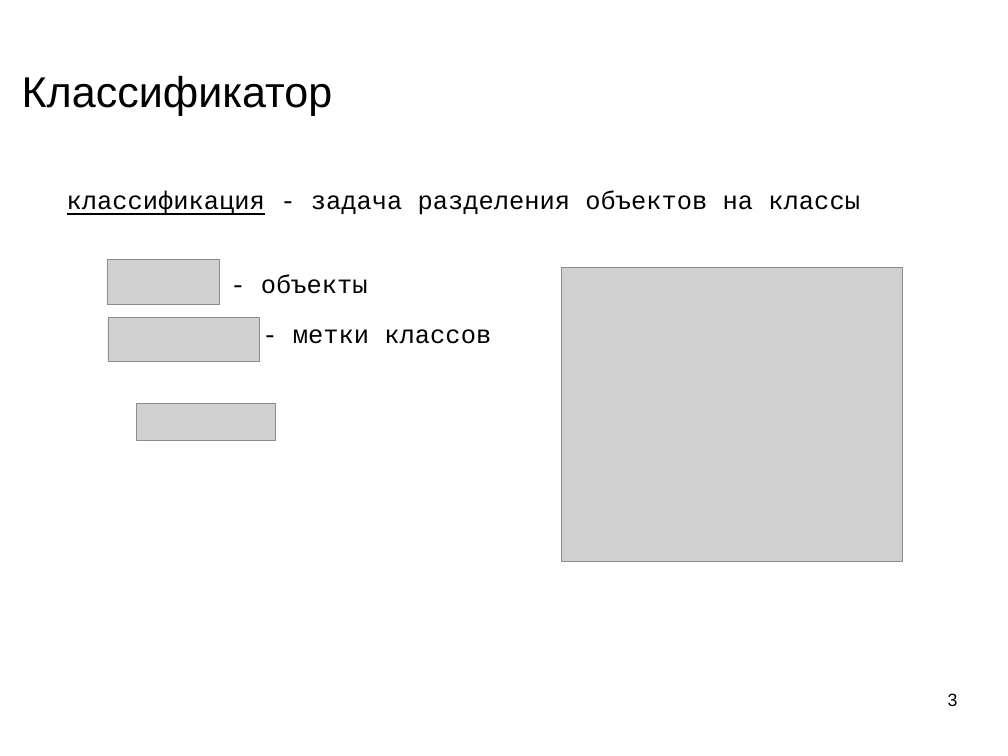
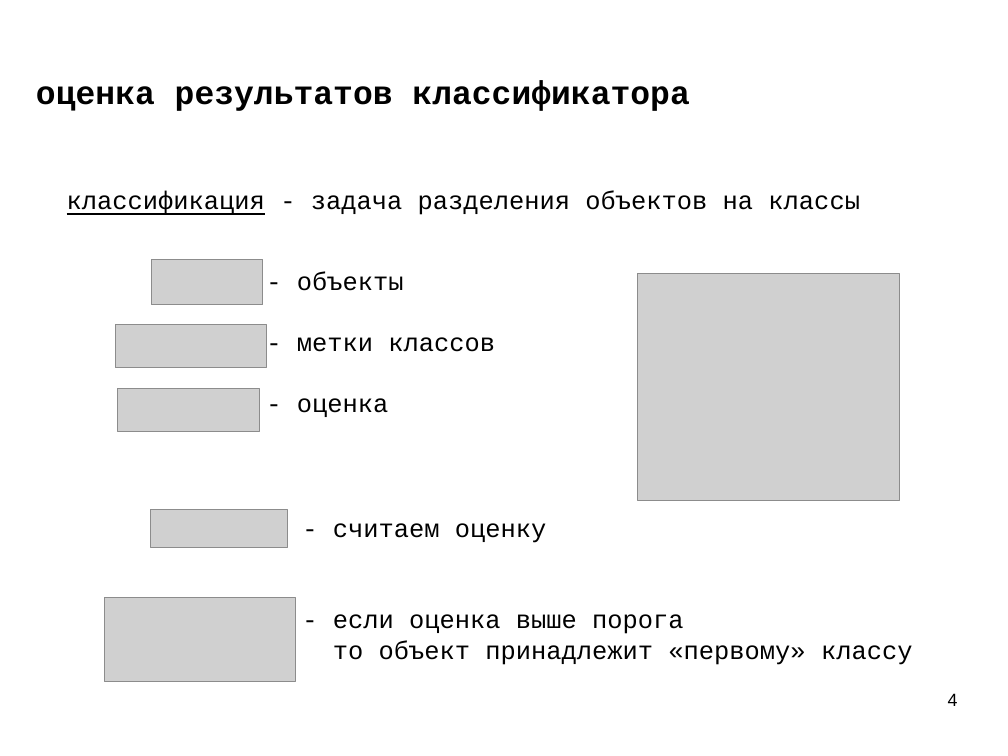
Before and after one commit to mechanoid5/ml_lectorium_legacy, a slide deck: slide 4 of 07-roc-auc.odp (slide 3 before the commit). Drawn at 1008x756 pixels with LibreOffice and Linux fonts; fonts in the diff are those of the drawing; grey boxes stand for pictures; background and template pictures are left out. Boxes give left, top, right and bottom in pixels: in the first picture for what was removed or moved away, otherwise in the second. Text is boxed around its words. In the diff, an @@ line names an element or a change of style, - is before the commit and + after.

```diff
--- a/07-roc-auc.odp
+++ b/07-roc-auc.odp
@@ title at (36, 80, 689, 111): text changed; size 33.9 to 26 pt; font Arial to Courier New; bold on @@
-Классификатор
+оценка результатов классификатора
@@ picture: place and size @@
-picture at (108, 259, 220, 305)
+picture at (151, 259, 263, 305)
@@ subtitle "- объекты": place and size @@
-subtitle "- объекты" at (293, 329, 491, 344)
+subtitle "- объекты" at (297, 271, 495, 417)
@@ subtitle removed at (261, 274, 368, 294) @@
-- объекты
@@ subtitle at (297, 271, 404, 291): paragraph added @@
+- объекты
@@ picture: place and size @@
-picture at (562, 268, 903, 563)
+picture at (638, 273, 900, 500)
@@ picture: place and size @@
-picture at (108, 317, 259, 361)
+picture at (115, 324, 266, 368)
@@ picture: place and size @@
-picture at (137, 403, 276, 441)
+picture at (118, 389, 260, 432)
@@ subtitle at (297, 398, 389, 417): paragraph added @@
+- оценка
@@ picture added at (151, 510, 288, 548) @@
@@ text added at (333, 523, 913, 665), 20 pt, text #000000 @@
+- считаем оценку
+- если оценка выше порога
+то объект принадлежит «первому» классу
@@ picture added at (104, 598, 295, 682) @@
@@ page number at (948, 693, 958, 706): text changed @@
-3
+4
```
Also in this commit, not shown: 14 other slides changed, 1 slide added, 4 slides removed, 1 other file.
